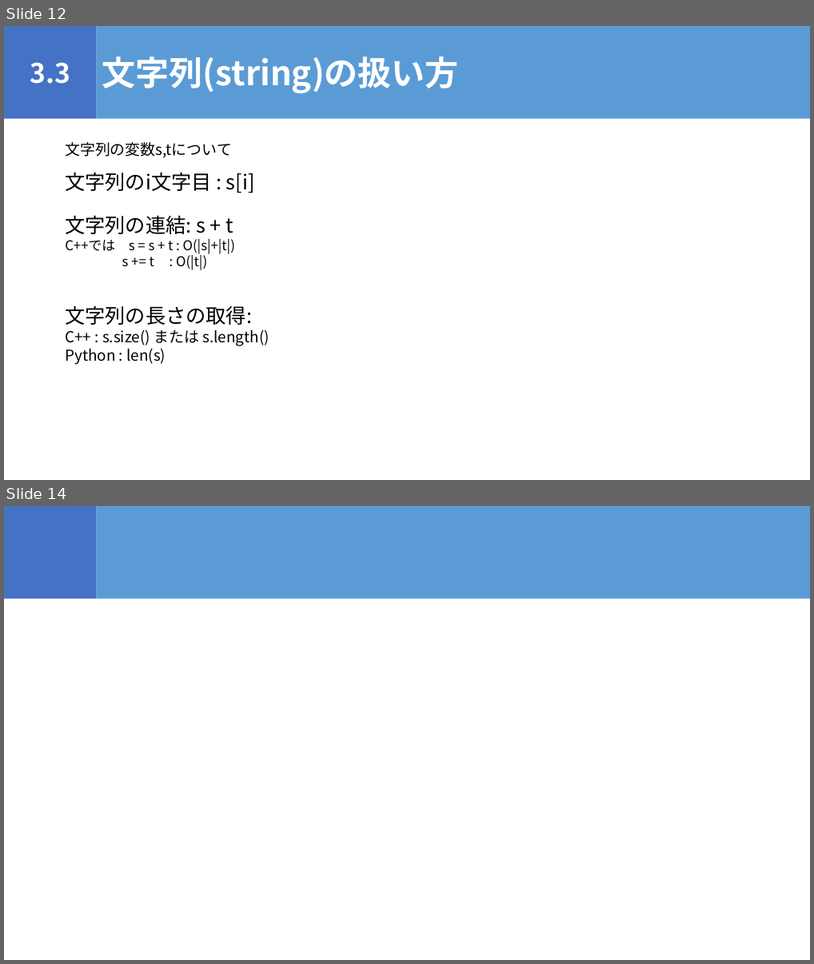
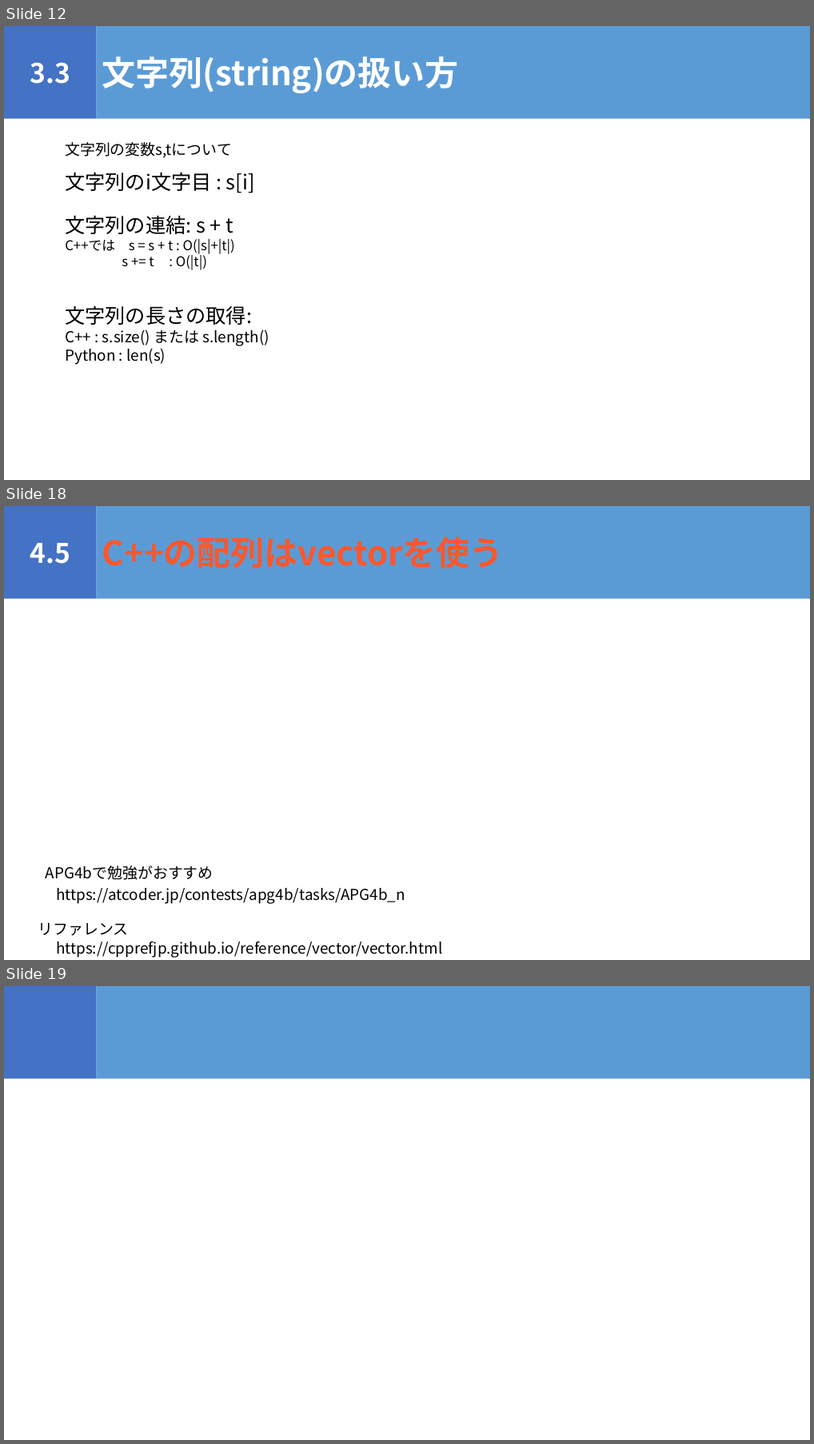
Before and after one commit to igeeeeee/triC_AtCoder_Beginners_Selection, a slide deck: ABS_勉強会.pptx. Shown one above the other, each under a label of ours: slides 12 and 14 before the commit, slides 12, 18 and 19 after it; the slides between them are not shown. The pictures are 814x964 and 814x1444 pixels, drawn with LibreOffice and Linux fonts; fonts in the diff are those of the drawing. Boxes give left, top, right and bottom in pixels: in the first picture for what was removed or moved away, otherwise in the second. Text is boxed around its words. In the diff, an @@ line names an element or a change of style, - is before the commit and + after.

```diff
--- a/ABS_勉強会.pptx
+++ b/ABS_勉強会.pptx
@@ slide 18 added at (4,506,810,960), background #FFFFFF @@
@@ rectangle added at (4,506,97,599), fill #4472C4, 32 pt, text #FFFFFF, bold @@
+4.5
@@ rectangle added at (97,506,810,599), fill #5B9BD5, 40 pt, text #F8582E, bold @@
+C++の配列はvectorを使う
@@ text added at (46,865,214,880), 18 pt, text #000000 @@
+APG4bで勉強がおすすめ
@@ text added at (56,888,406,904), 18 pt, text #000000 @@
+https://atcoder.jp/contests/apg4b/tasks/APG4b_n
@@ text added at (38,922,129,936), 18 pt, text #000000 @@
+リファレンス
@@ text added at (56,940,442,957), 18 pt, text #000000 @@
+https://cpprefjp.github.io/reference/vector/vector.html
@@ what was slide 14 is now slide 19 @@
```
Also in this commit, not shown: 3 slides changed, 4 other slides added, 1 slide removed, 4 other files.
